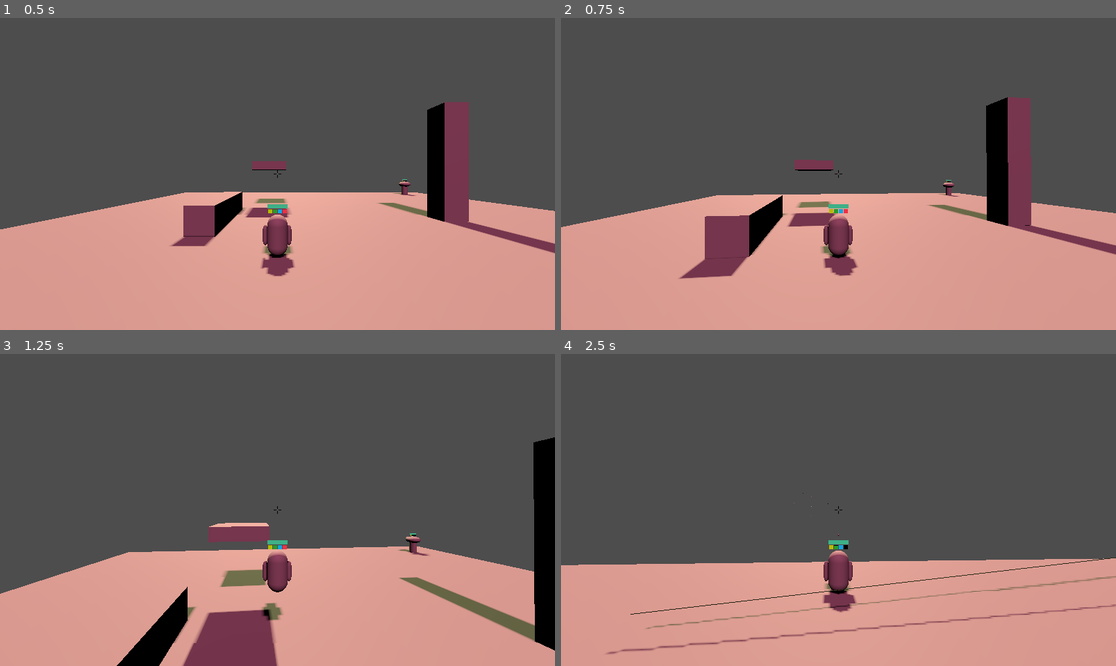
Above: before the commit, frames 1-4 (two rows, left to right).
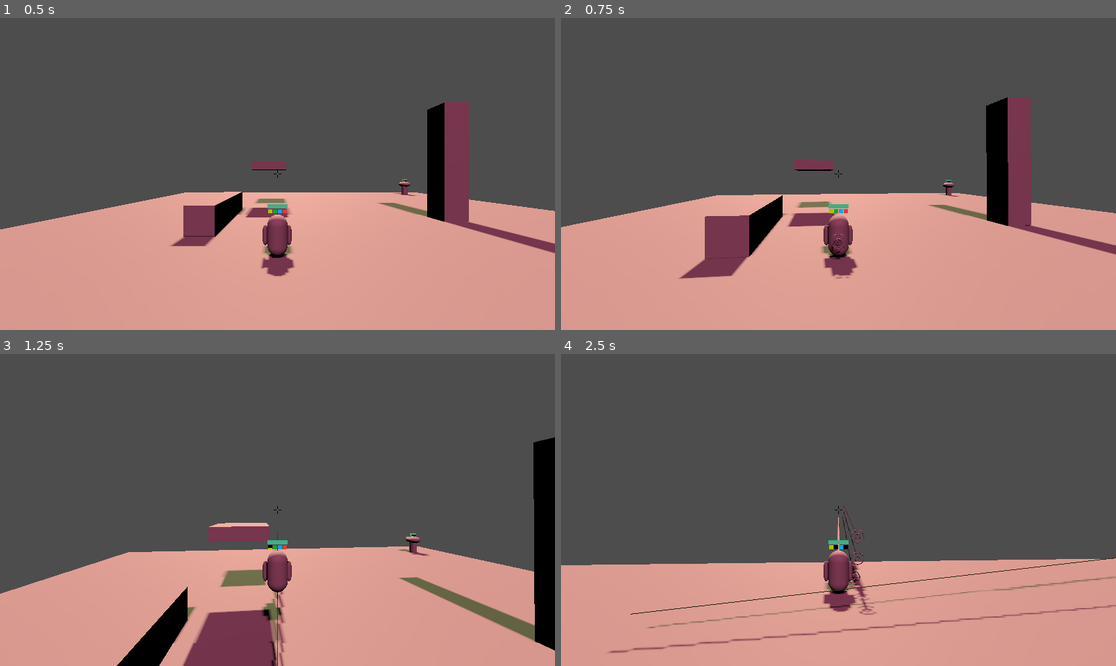
Above: after the commit, the same moments.

Repository: kroetnaton/sunny-all-day
Game: Godot game, scene res://main.tscn
Two runs of this game, one before a commit and one after it. Both use one fixed random seed, a clock stepped at 60 frames per second and the inputs below.
Inputs (mouse positions are in pixels of both pictures, inside the frame that each line leads up to):
- Up to frame 1 (0.5 s): no input
- Up to frame 2 (0.75 s): move the mouse to (866, 174) at 0.52 s; hold W (Forward) from 0.53 s (still down); click (866, 174) at 0.6 s
- Up to frame 3 (1.25 s): keep holding W (Forward); tap Space (Jump) at 0.77 s
- Up to frame 4 (2.5 s): keep holding W (Forward); move the mouse to (810, 510) at 1.27 s; right-click (810, 510) at 1.35 s; tap Space (Jump) at 1.52 s; move the mouse to (849, 503) at 2.02 s; tap R (Special) at 2.1 s

Frame 1 is identical in both runs. In frame 2, less than 0.1% of the frame differs, in the area x 48-52%, y 69-84%; in frame 3, 0.4%; in frame 4, 1.4%, in the area x 3-100%, y 44-97%.

Commit message:
made gattling laser consistent

Diff:
--- a/abilities/laser_gattling/laser_gattling.gd
+++ b/abilities/laser_gattling/laser_gattling.gd
@@ -4,43 +4,53 @@
 @onready var path: Path3D = $Path3D
 @onready var laser_resource: Resource = AbilityPartLoader.preload_dict[Enums.Parts.Laser]
 
-@export var duration: float = 1.5
+@export var duration_between_hits: float = 0.05
 @export var beams: int = 10
-var duration_between_lasers: float = duration / beams
-var current_duration: float = duration_between_lasers
+var duration_between_lasers: float
+var current_duration: float
 var current_beam: int = 0
+var laser_duration: float
 
-var laser_duration: float
-var path_followers: Array = []
+var path_followers: Array[PathFollow3D] = []
 
 func _ready() -> void:
 	var laser: Laser = create_laser()
 	laser_duration = laser.duration
+	duration_between_lasers = laser.duration_after_fire + duration_between_hits
+	current_duration = duration_between_lasers
 
 func _process(delta: float) -> void:
-	current_duration -= delta
-	if current_duration < 0.0:
-		if current_beam == beams:
+	if current_beam == beams:
+		var free: bool = true
+		for follower in path_followers:
+			if is_instance_valid(follower):
+				free = false
+				break
+		if free:
 			queue_free()
-			return
-		create_laser()
+	else:
+		current_duration -= delta
+		if current_duration < 0.0:
+			create_laser()
 
 	if is_instance_valid(ability_base.muzzle):
 		global_position = ability_base.muzzle.global_position
 	if is_instance_valid(ability_base.aim_point):
 		look_at(ability_base.aim_point.global_position)
 
-	for follower: PathFollow3D in path_followers:
-		follower.progress_ratio = min(follower.progress_ratio + delta / laser_duration, 1.0)
+	for follower in path_followers:
+		if is_instance_valid(follower):
+			follower.progress_ratio = min(follower.progress_ratio + delta / laser_duration, 1.0)
 
 func create_laser() -> Laser:
 	var path_follower: PathFollow3D = PathFollow3D.new()
 	path_follower.rotation_mode = PathFollow3D.ROTATION_NONE
 	var laser: Laser = laser_resource.instantiate()
 	laser.hit.connect(ability_base._on_hit)
+	laser.tree_exiting.connect(path_follower.queue_free)
 	path_follower.add_child(laser)
 	path.add_child(path_follower)
 	path_followers.append(path_follower)
 	current_beam += 1
-	current_duration = duration_between_lasers if beams != current_beam else laser_duration + duration_between_lasers
+	current_duration = duration_between_lasers
 	return laser
--- a/abilities/laser_gattling/laser_gattling.tscn
+++ b/abilities/laser_gattling/laser_gattling.tscn
@@ -14,7 +14,6 @@
 script = ExtResource("1_fj73o")
 
 [node name="AbilityBase" parent="." instance=ExtResource("2_x6gih")]
-ability_name = "LaserGattling"
 cooldown = 10.0
 damage = 35.0
 
--- a/main.tscn
+++ b/main.tscn
@@ -27,10 +27,10 @@
 
 [node name="Player" parent="." instance=ExtResource("1_neldj")]
 transform = Transform3D(1, 0, 0, 0, 1, 0, 0, 0, 1, -5, 2, 10)
-primary = 1
-secondary = 2
-utility = 3
-special = 4
+primary = 5
+secondary = 6
+utility = 7
+special = 8
 
 [node name="Turret" parent="." instance=ExtResource("2_13tqx")]
 transform = Transform3D(1, 0, 0, 0, 1, 0, 0, 0, 1, 20, 1, -20)
